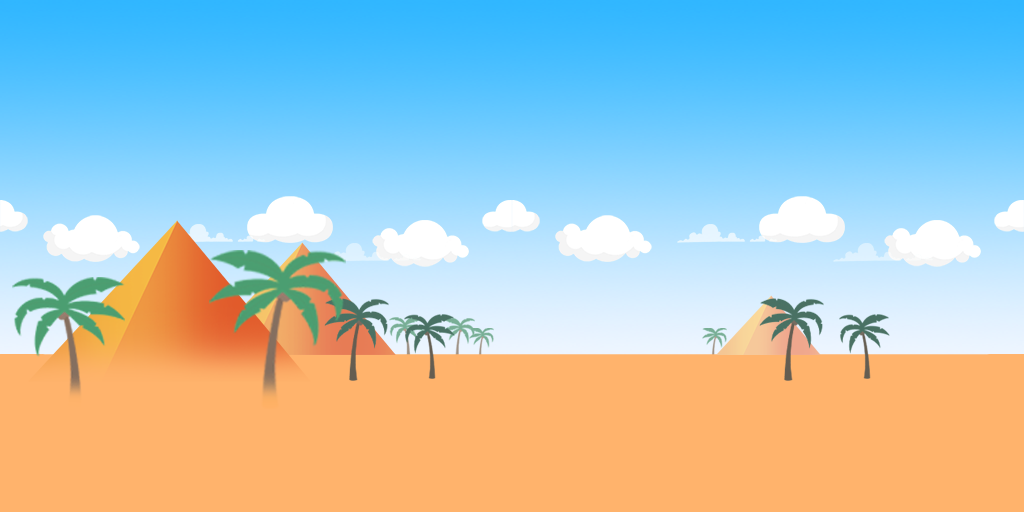
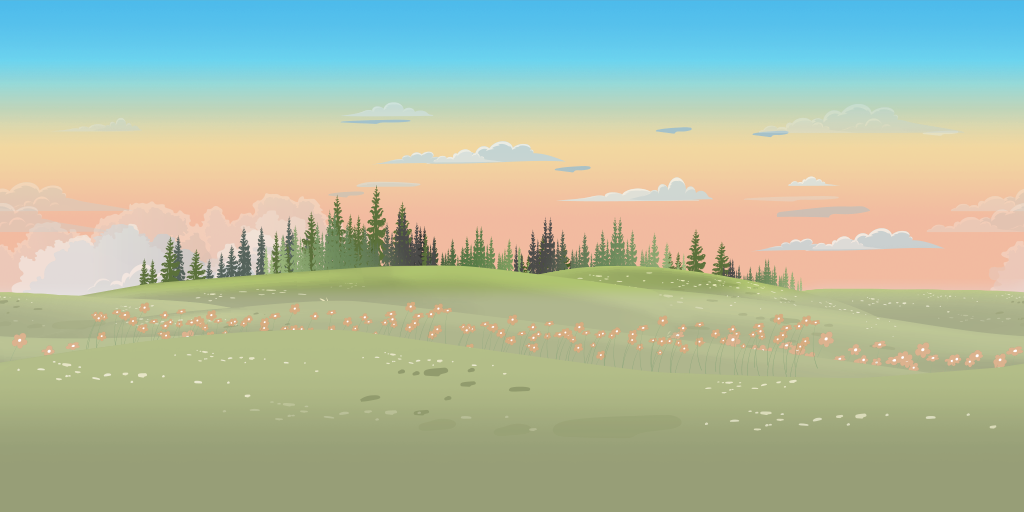
Layers edited between the first and the second 1024 × 512 image:
removed layer "Layer 12 copy" over [left=209, top=250, right=346, bottom=409]
painted on "Layer 13" over [left=17, top=338, right=997, bottom=467]
removed layer "Layer 11 copy 5" over [left=759, top=298, right=890, bottom=381]
moved "Layer 8" above "Layer 10 copy 2", painted on it over [left=0, top=220, right=1024, bottom=512]
removed layer "Layer 8 copy 2" over [left=716, top=295, right=821, bottom=355]
removed layer "Layer 8 copy" over [left=198, top=242, right=396, bottom=355]
renamed "Layer 9" to "Layer 10 copy 2", moved it above "Layer 10", painted on it over [left=0, top=301, right=821, bottom=503]
renamed "Layer 7 copy 2" to "Layer 10", showed it, painted on it over [left=0, top=185, right=1024, bottom=512]
removed group "Cloud copy" (7 layers) over [left=512, top=196, right=1024, bottom=267]
removed layer "Layer 3" (1st of 2, in "Cloud copy") from group "Cloud copy" over [left=759, top=196, right=845, bottom=243]
removed layer "Layer 2 copy" (1st of 2, in "Cloud copy") from group "Cloud copy" over [left=884, top=220, right=981, bottom=267]
removed layer "Layer 2" (1st of 2, in "Cloud copy") from group "Cloud copy" over [left=555, top=215, right=652, bottom=262]
removed group "Cloud" (7 layers) over [left=0, top=196, right=512, bottom=267]
removed layer "Layer 2 copy" (2nd of 2, in "Cloud") from group "Cloud" over [left=372, top=220, right=469, bottom=267]
removed layer "Layer 2" (2nd of 2, in "Cloud") from group "Cloud" over [left=43, top=215, right=140, bottom=262]
"Layer 11": opacity 100% → 40%, blend normal → multiply, moved it above "Layer 12", painted on it over [left=0, top=0, right=1024, bottom=512]
moved "Layer 12" above "Layer 1", painted on it over [left=0, top=102, right=1024, bottom=408]
painted on "Layer 1" over [left=0, top=0, right=1024, bottom=357]
…and 13 more changes (13 removed)
